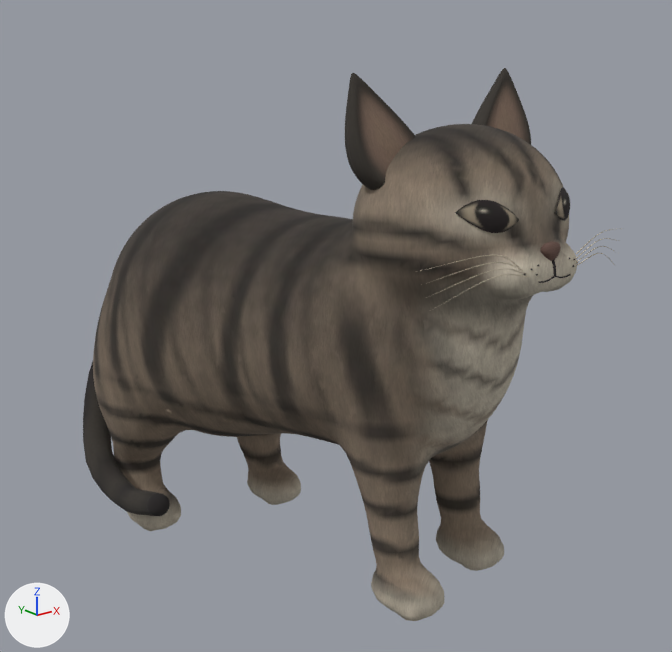
One commit to the glTF model assets/about/village/tabby.glb: the scene before it, then after it.
Camera for both pictures: a 50 mm lens placed at (-0.818, -1.015, 0.785), pointed at (0.036, 0.052, 0.358). Lighting does not change. The marker at lower left points along +X, +Y and +Z. The older version comes first. Vertices at exactly the same position are counted once.

Names of what the first picture shows: 'Tabby'.
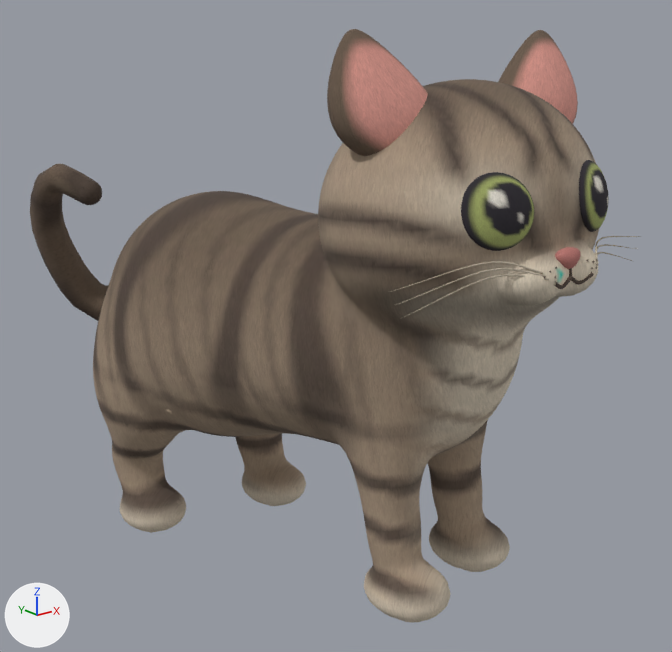
Diff of the bpy script that builds the scene:
```diff
--- a/assets/about/village/tabby.glb.py
+++ b/assets/about/village/tabby.glb.py
@@ me_tabby @@
-me_tabby.from_pydata(...)  # 21586 vertices, 42796 faces; spans x -0.265..0.256, y -0.334..0.474, z -0.027..0.74
+me_tabby.from_pydata(...)  # 24382 vertices, 48544 faces; spans x -0.267..0.296, y -0.362..0.517, z -0.032..0.791
+# me_tabby part 1: the loose piece of 136 vertices spanning x -0.122..0.014, y -0.325..-0.293, z 0.52..0.539 is multiplied about its middle by the matrix ((1.296, -0.004, 0.369), (-0.333, 0.564, 1.16), (-0.288, -1.848, -0.119)), then moved by (-0.014, -0.007, -0.017)
+# me_tabby part 2: the loose piece of 136 vertices spanning x -0.128..0.011, y -0.323..-0.292, z 0.525..0.548 is multiplied about its middle by the matrix ((1.312, -0.069, 0.227), (-0.2, 0.647, 1.222), (-0.336, -1.759, -0.188)), then moved by (-0.017, -0.01, -0.012)
+# me_tabby part 3: the loose piece of 136 vertices spanning x 0.114..0.25, y -0.325..-0.293, z 0.52..0.539 is multiplied about its middle by the matrix ((1.298, -0.004, -0.374), (0.332, 0.572, 1.169), (0.285, -1.84, -0.121)), then moved by (0.014, -0.007, -0.017)
+# me_tabby part 4: the loose piece of 136 vertices spanning x 0.117..0.256, y -0.323..-0.292, z 0.525..0.548 is multiplied about its middle by the matrix ((1.316, 0.054, -0.234), (0.202, 0.64, 1.223), (0.332, -1.75, -0.201)), then moved by (0.017, -0.01, -0.012)
+# me_tabby part 5: the loose piece of 362 vertices spanning x 0.048..0.08, y -0.331..-0.315, z 0.525..0.549 is scaled about its middle by (1.26, 1.37, 1.08), then moved by (0.0, -0.025, -0.004)
+# me_tabby part 6: the loose piece of 136 vertices spanning x 0.062..0.066, y -0.334..-0.323, z 0.509..0.533 is moved by (0.0, -0.023, 0.002)
+# me_tabby part 7: the loose piece of 262 vertices spanning x -0.265..-0.231, y 0.102..0.136, z 0.103..0.137 is scaled about its middle by 1.18, then moved by (0.04, 0.248, 0.428)
+# me_tabby part 8: a new loose piece of 1082 vertices spanning x -0.064..0.02, y -0.337..-0.291, z 0.55..0.637, in mat_grey_mackerel_tabby
+# me_tabby part 9: a new loose piece of 1082 vertices spanning x 0.108..0.192, y -0.337..-0.291, z 0.55..0.637, in mat_grey_mackerel_tabby
+# me_tabby part 10: a new loose piece of 738 vertices spanning x -0.15..0.015, y -0.216..-0.134, z 0.637..0.791, in mat_grey_mackerel_tabby
+# me_tabby part 11: a new loose piece of 738 vertices spanning x 0.113..0.278, y -0.216..-0.134, z 0.637..0.791, in mat_grey_mackerel_tabby
+# me_tabby part 12: a new loose piece of 136 vertices spanning x 0.028..0.065, y -0.362..-0.352, z 0.501..0.514, in mat_grey_mackerel_tabby
+# me_tabby part 13: a new loose piece of 136 vertices spanning x 0.063..0.1, y -0.362..-0.352, z 0.501..0.514, in mat_grey_mackerel_tabby
+# me_tabby part 14: a new loose piece of 136 vertices spanning x -0.267..-0.054, y 0.355..0.517, z 0.3..0.592, in mat_grey_mackerel_tabby
+# me_tabby part 15: the loose piece of 591 vertices spanning x 0.097..0.167, y -0.3..-0.262, z 0.563..0.601 is deleted
+# me_tabby part 16: the loose piece of 591 vertices spanning x -0.039..0.031, y -0.3..-0.262, z 0.563..0.601 is deleted
+# me_tabby part 17: 6 vertices moved within x -0.076..0.168, y -0.321..-0.028, z 0.412..0.527; 4790 vertices removed from x -0.116..0.244, y -0.332..-0.017, z 0.399..0.74; 4647 vertices added at x -0.152..0.28, y -0.359..-0.013, z 0.398..0.731
+# me_tabby part 18: 11 vertices moved within x -0.065..0.165, y -0.191..-0.08, z 0.084..0.202; 1193 vertices removed from x -0.081..0.173, y -0.25..-0.069, z 0.016..0.219; 1450 vertices added at x -0.089..0.181, y -0.26..-0.069, z 0.011..0.219
+# me_tabby part 19: 7 vertices moved within x -0.173..0.065, y 0.319..0.398, z 0.056..0.138; 1201 vertices removed from x -0.264..0.094, y 0.114..0.474, z -0.027..0.372; 1289 vertices added at x -0.214..0.104, y 0.184..0.4, z -0.032..0.159
+# me_tabby part 20: 18334 kept faces spanning x -0.235..0.19, y -0.264..0.463, z 0.042..0.548 get new vertex colours
+# other edits to the shape of me_tabby do not show in these pictures
 me_tabby.materials.append(mat_grey_mackerel_tabby)
```

Where the change shows, as pixel boxes (x1, y1, x2, y2) in the pictures (672 x 652 px; the box of a moved part takes in the faces that stretch with it):
'Tabby', reshaped (13% wider, 7% taller): before (83, 68, 624, 621); after (30, 29, 641, 622)
part 1 of me_tabby, moved or reshaped: before (421, 262, 523, 285); after (396, 268, 547, 305)
part 2 of me_tabby, moved or reshaped: before (420, 255, 519, 271); after (390, 261, 543, 292)
part 3 of me_tabby, moved or reshaped: before (576, 238, 620, 258); after (596, 244, 638, 265)
part 4 of me_tabby, moved or reshaped: before (576, 228, 624, 254); after (595, 236, 641, 261)
part 5 of me_tabby, moved or reshaped: before (540, 241, 561, 261); after (555, 247, 581, 269)
part 6 of me_tabby, moved or reshaped: before (552, 260, 556, 276); after (569, 268, 572, 277)
part 7 of me_tabby, moved or reshaped: before (147, 493, 170, 516); after (79, 180, 102, 205)
part 8 of me_tabby, added: after (461, 172, 534, 251)
part 9 of me_tabby, added: after (579, 160, 609, 232)
part 10 of me_tabby, added (pink): after (327, 29, 428, 156)
part 11 of me_tabby, added (pink): after (498, 30, 578, 124)
part 12 of me_tabby, added: after (555, 276, 572, 289)
part 13 of me_tabby, added: after (571, 272, 594, 285)
part 14 of me_tabby, added (brown): after (30, 164, 109, 321)
part 15 of me_tabby, deleted: before (555, 187, 570, 221)
part 16 of me_tabby, deleted: before (455, 200, 519, 233)
part 17 of me_tabby, moved or reshaped: before (313, 68, 615, 358); after (313, 79, 633, 358)
part 18 of me_tabby, moved or reshaped: before (352, 446, 504, 621); after (350, 442, 510, 622)
part 19 of me_tabby, moved or reshaped: before (83, 362, 301, 531); after (112, 433, 306, 533)
part 20 of me_tabby, recoloured (lighter): (93, 191, 523, 529) in both
